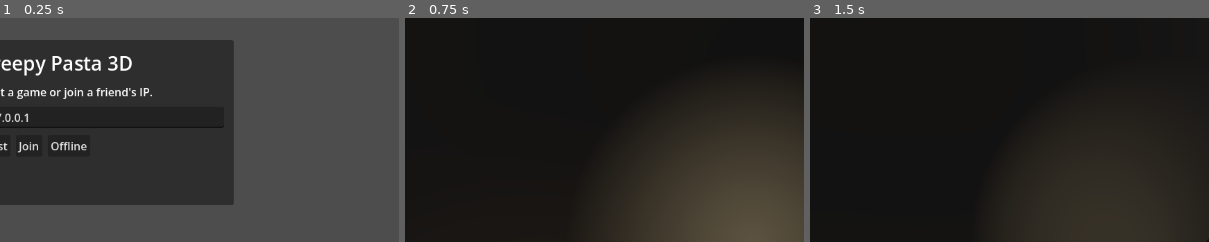
Above: before the commit, frames 1-3 (left to right).
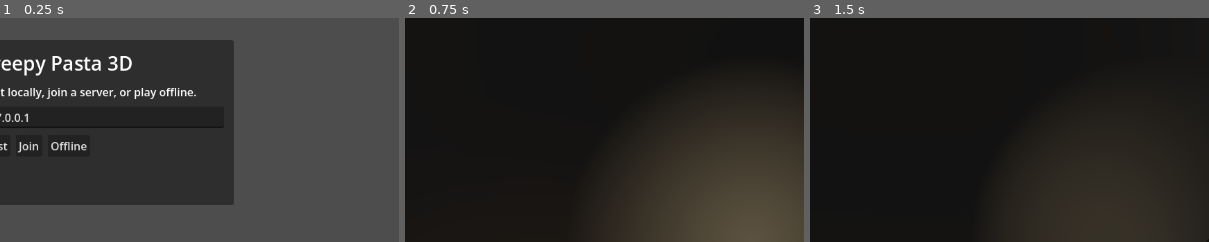
Above: after the commit, the same moments.

Repository: hlibsamko/creepy_pasta
Game: Godot game, scene res://scenes/main.tscn
Same seed, same stepped clock (60 frames per second), same inputs: the game is played once before the commit and once after it.
Inputs (mouse positions are % of the whole screen's width and height, from its top left):
- Up to frame 1 (0.25 s): no input
- Up to frame 2 (0.75 s): click "Offline" at 0.5 s
- Up to frame 3 (1.5 s): tap Enter at 1.25 s; move the mouse to (55, 50) at 1.27 s; hold W (move_up) from 1.28 s (still down); hold Ctrl (dialogue_next) from 1.28 s (still down)
The pictures show only the part of the screen within x 7-56%, y 0-50%; the shares and areas given below are measured in that part.

The runs differ from the first frame. In frame 1, 1.1% of the frame differs, in the area x 2-50%, y 31-37%; in frame 2, nothing differs; in frame 3, nothing differs.

Commit message:
Add web server deployment support

Diff:
--- a/project.godot
+++ b/project.godot
@@ -60,3 +60,5 @@
 [rendering]
 
 rendering_device/driver.windows="d3d12"
+renderer/rendering_method="gl_compatibility"
+renderer/rendering_method.mobile="gl_compatibility"
--- a/scenes/game_ui.tscn
+++ b/scenes/game_ui.tscn
@@ -39,13 +39,13 @@
 
 [node name="StatusLabel" type="Label" parent="Menu/Panel/Margin/Box"]
 layout_mode = 2
-text = "Host a game or join a friend's IP."
+text = "Host locally, join a server, or play offline."
 autowrap_mode = 3
 
 [node name="IpEdit" type="LineEdit" parent="Menu/Panel/Margin/Box"]
 layout_mode = 2
-text = "127.0.0.1"
-placeholder_text = "127.0.0.1"
+text = "ws://127.0.0.1:24567"
+placeholder_text = "ws://127.0.0.1:24567"
 
 [node name="Buttons" type="HBoxContainer" parent="Menu/Panel/Margin/Box"]
 layout_mode = 2
--- a/scripts/game_ui.gd
+++ b/scripts/game_ui.gd
@@ -59,6 +59,15 @@
 	puzzle_panel.hide()
 	death_panel.hide()
 	dialogue_panel.hide()
+	if OS.has_feature("web"):
+		host_button.disabled = true
+		host_button.tooltip_text = "Browser builds can join WebSocket servers, but cannot host ENet games."
+		status_label.text = "Join the online server or play offline."
+
+
+func set_join_address(address: String) -> void:
+	ip_edit.text = address
+	ip_edit.placeholder_text = address
 
 
 func show_menu() -> void:
--- a/scripts/main.gd
+++ b/scripts/main.gd
@@ -41,6 +41,10 @@
 	_connect_network()
 	_connect_ui()
 	_connect_level_interactables()
+	ui.set_join_address(network.get_join_hint())
+	if network.is_dedicated_server():
+		_start_dedicated_server()
+		return
 	_update_hud()
 
 
@@ -136,7 +140,7 @@
 
 	_start_game()
 	_spawn_player(multiplayer.get_unique_id())
-	ui.set_status("Hosting on port %s. Share your IP with friends." % network.port)
+	ui.set_status("Hosting %s on port %s. Share your address with friends." % [network.get_transport_name(), network.port])
 
 
 func _join_game(ip_address: String) -> void:
@@ -152,6 +156,19 @@
 	_reset_session()
 	_start_game()
 	_spawn_player(1)
+
+
+func _start_dedicated_server() -> void:
+	var error: Error = network.host_websocket()
+	if error != OK:
+		push_error("Dedicated server failed: %s" % error)
+		get_tree().quit(1)
+		return
+
+	started = true
+	ui.hide_menu()
+	Input.mouse_mode = Input.MOUSE_MODE_VISIBLE
+	print("Dedicated WebSocket server listening on port %s" % network.port)
 
 
 func _start_game() -> void:
--- a/scripts/network_manager.gd
+++ b/scripts/network_manager.gd
@@ -7,8 +7,15 @@
 signal peer_connected(peer_id: int)
 signal peer_disconnected(peer_id: int)
 
+enum Transport {
+	ENET,
+	WEBSOCKET,
+}
+
 @export var port := 24567
 @export var max_clients := 8
+@export var server_url := "ws://127.0.0.1:24567"
+@export var default_transport := Transport.ENET
 
 
 func _ready() -> void:
@@ -20,6 +27,9 @@
 
 
 func host() -> Error:
+	if _should_use_websocket_server():
+		return host_websocket()
+
 	var peer := ENetMultiplayerPeer.new()
 	var error := peer.create_server(port, max_clients)
 	if error == OK:
@@ -27,9 +37,28 @@
 	return error
 
 
-func join(ip_address: String) -> Error:
+func host_websocket(bind_address := "*") -> Error:
+	var peer := WebSocketMultiplayerPeer.new()
+	var error := peer.create_server(port, bind_address)
+	if error == OK:
+		multiplayer.multiplayer_peer = peer
+	return error
+
+
+func join(address: String) -> Error:
+	if _should_use_websocket_client(address):
+		return join_websocket(address)
+
 	var peer := ENetMultiplayerPeer.new()
-	var error := peer.create_client(ip_address.strip_edges(), port)
+	var error := peer.create_client(address.strip_edges(), port)
+	if error == OK:
+		multiplayer.multiplayer_peer = peer
+	return error
+
+
+func join_websocket(address: String) -> Error:
+	var peer := WebSocketMultiplayerPeer.new()
+	var error := peer.create_client(_normalize_websocket_url(address))
 	if error == OK:
 		multiplayer.multiplayer_peer = peer
 	return error
@@ -39,3 +68,39 @@
 	if multiplayer.multiplayer_peer:
 		multiplayer.multiplayer_peer.close()
 	multiplayer.multiplayer_peer = null
+
+
+func is_dedicated_server() -> bool:
+	for argument in OS.get_cmdline_args():
+		if argument == "--server" or argument == "--dedicated-server":
+			return true
+	return OS.has_feature("dedicated_server")
+
+
+func get_join_hint() -> String:
+	if OS.has_feature("web") or default_transport == Transport.WEBSOCKET:
+		return server_url
+	return "127.0.0.1"
+
+
+func get_transport_name() -> String:
+	if _should_use_websocket_server():
+		return "WebSocket"
+	return "ENet"
+
+
+func _should_use_websocket_server() -> bool:
+	return is_dedicated_server() or default_transport == Transport.WEBSOCKET
+
+
+func _should_use_websocket_client(address: String) -> bool:
+	return OS.has_feature("web") or default_transport == Transport.WEBSOCKET or "://" in address
+
+
+func _normalize_websocket_url(address: String) -> String:
+	var clean_address := address.strip_edges()
+	if clean_address == "":
+		clean_address = server_url
+	if "://" in clean_address:
+		return clean_address
+	return "ws://%s:%s" % [clean_address, port]
Not shown, added: export_presets.cfg
Not shown, changed: .gitignore
Not shown, added: deploy/build_server.ps1
Not shown, added: deploy/creepy-pasta-server.service
Not shown, added: deploy/deploy_server.ps1
Not shown, added: deploy/smoke_test_server.ps1
Not shown, added: docs/web_deploy_oracle.md
